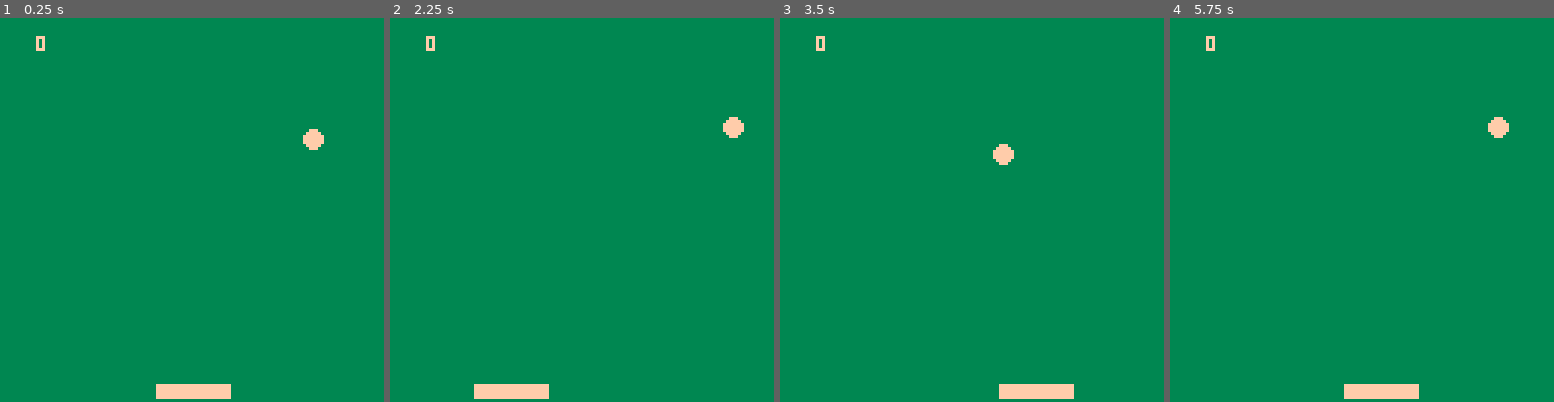
Above: before the commit, frames 1-4 (left to right).
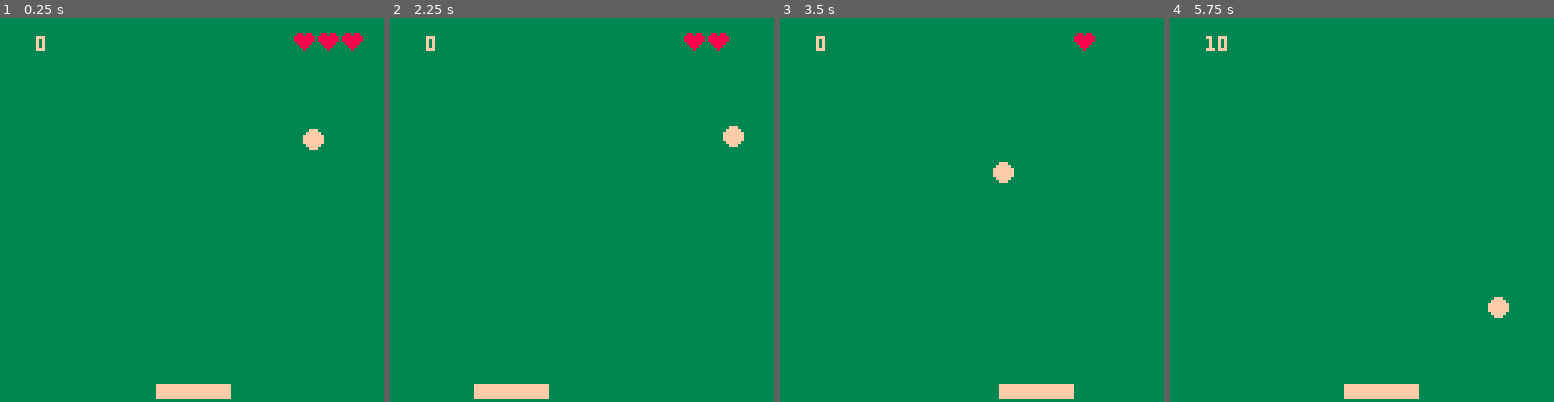
Above: after the commit, the same moments.

Repository: geopet/pico-8-squashy
Game: PICO-8 cartridge squashy.p8
Same seed, same stepped clock (60 frames per second), same inputs: the game is played once before the commit and once after it.
Inputs:
- Up to frame 1 (0.25 s): no input
- Up to frame 2 (2.25 s): hold Left from 1.97 s (still down)
- Up to frame 3 (3.5 s): release Left at 2.37 s; hold Right from 2.87 s (still down)
- Up to frame 4 (5.75 s): release Right at 3.53 s; hold Right 4.13-4.53 s; hold Left from 5.13 s (still down)

The runs differ from the first frame. In frame 1, 0.5% of the frame differs, in the area x 76-95%, y 3-9%; in frame 2, 0.6%, in the area x 76-93%, y 3-34%; in frame 3, 0.6%; in frame 4, 0.6%.

Commit message:
Add game end logic

Diff:
--- a/squashy.p8
+++ b/squashy.p8
@@ -17,6 +17,7 @@
 bally_dir=-3
 
 score=0
+lives=3
 
 function _update()
   move_paddle()
@@ -29,6 +30,11 @@
 function _draw()
   -- clear the screen
   rectfill(0,0,128,128,3)
+
+  -- draw the lives
+  for i=1,lives do
+    spr(4,90+i*8,4)
+  end
 
   -- draw the score
   print(score,12,6,15)
@@ -54,9 +60,18 @@
 end
 
 function lose_deadball()
-  if bally>128 then
-    sfx(3)
-    bally=24
+  if bally>128-ball_size then
+    if lives>0 then
+      -- next life
+      sfx(3)
+      bally=24
+      lives-=1
+    else
+      -- game over
+      bally_dir=0
+      ballx_dir=0
+      bally=64
+    end
   end
 end
 
@@ -91,11 +106,12 @@
 
 __gfx__
 00000000000000000000000000000000000000000000000000000000000000000000000000000000000000000000000000000000000000000000000000000000
-00000000000000000000000000000000000000000000000000000000000000000000000000000000000000000000000000000000000000000000000000000000
-00700700000000000000000000000000000000000000000000000000000000000000000000000000000000000000000000000000000000000000000000000000
-00077000000000000000000000000000000000000000000000000000000000000000000000000000000000000000000000000000000000000000000000000000
-00077000000000000000000000000000000000000000000000000000000000000000000000000000000000000000000000000000000000000000000000000000
-00700700000000000000000000000000000000000000000000000000000000000000000000000000000000000000000000000000000000000000000000000000
+00000000000000000000000000000000088088000000000000000000000000000000000000000000000000000000000000000000000000000000000000000000
+00700700000000000000000000000000888888800000000000000000000000000000000000000000000000000000000000000000000000000000000000000000
+00077000000000000000000000000000888888800000000000000000000000000000000000000000000000000000000000000000000000000000000000000000
+00077000000000000000000000000000088888000000000000000000000000000000000000000000000000000000000000000000000000000000000000000000
+00700700000000000000000000000000008880000000000000000000000000000000000000000000000000000000000000000000000000000000000000000000
+00000000000000000000000000000000000800000000000000000000000000000000000000000000000000000000000000000000000000000000000000000000
 
 
 
